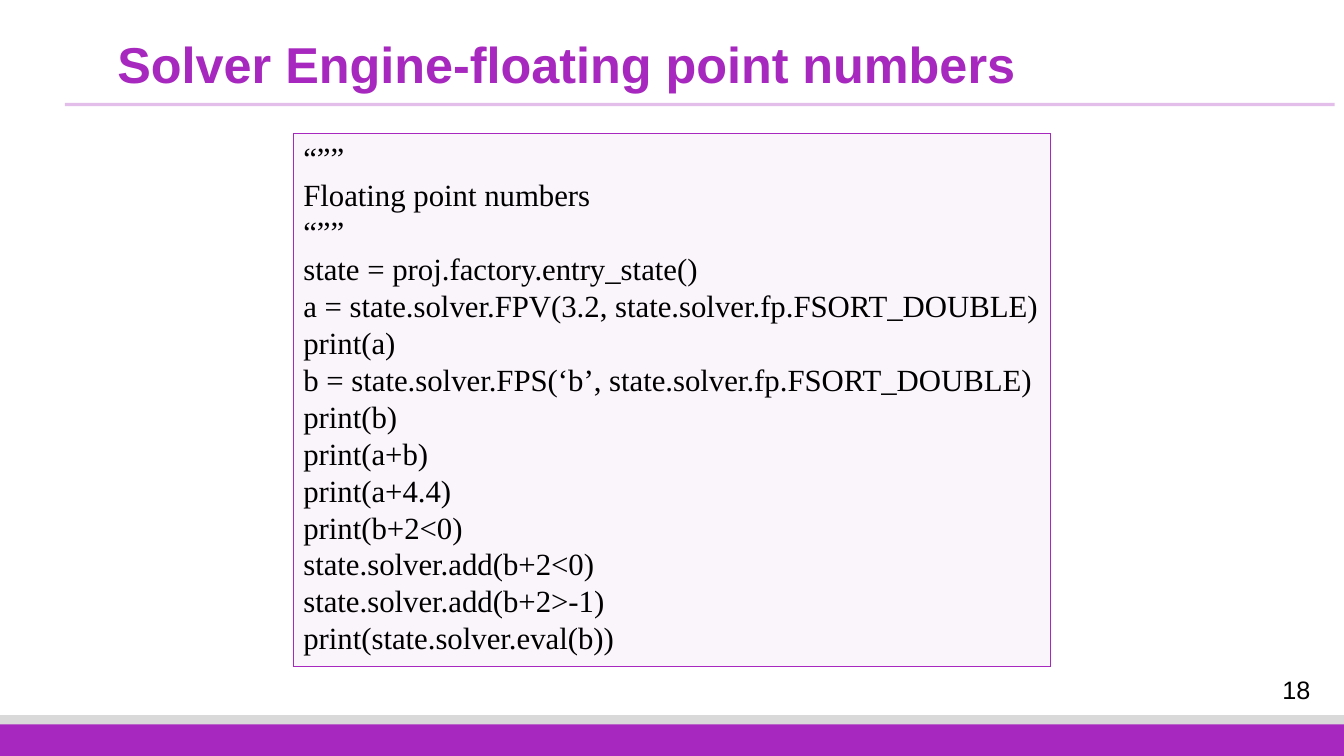
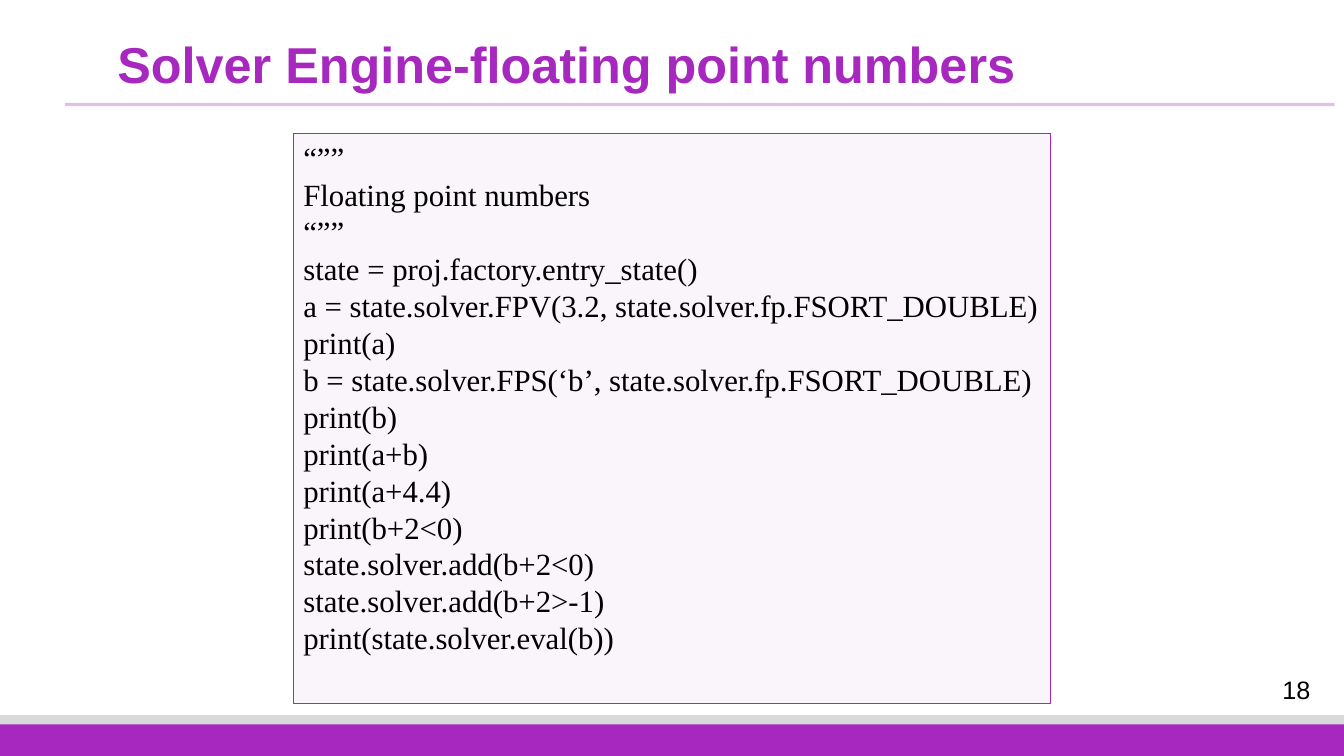
Before and after one commit to fangtian-zhong/fangtian-zhong.github.io, a slide deck: slide 18 of assets/slides/CSCI_591_Malicious_Code_Analysis_20.pptx. Drawn at 1344x756 pixels with LibreOffice and Linux fonts; fonts in the diff are those of the drawing; background and template pictures are left out. Boxes give left, top, right and bottom in pixels: in the first picture for what was removed or moved away, otherwise in the second. Text is boxed around its words. In the diff, an @@ line names an element or a change of style, - is before the commit and + after.

```diff
--- a/assets/slides/CSCI_591_Malicious_Code_Analysis_20.pptx
+++ b/assets/slides/CSCI_591_Malicious_Code_Analysis_20.pptx
@@ rectangle "“””": place and size @@
-rectangle "“””" at [293,134,1051,666]
+rectangle "“””" at [293,134,1051,704]
```
Also in this commit, not shown: 1 other file.
